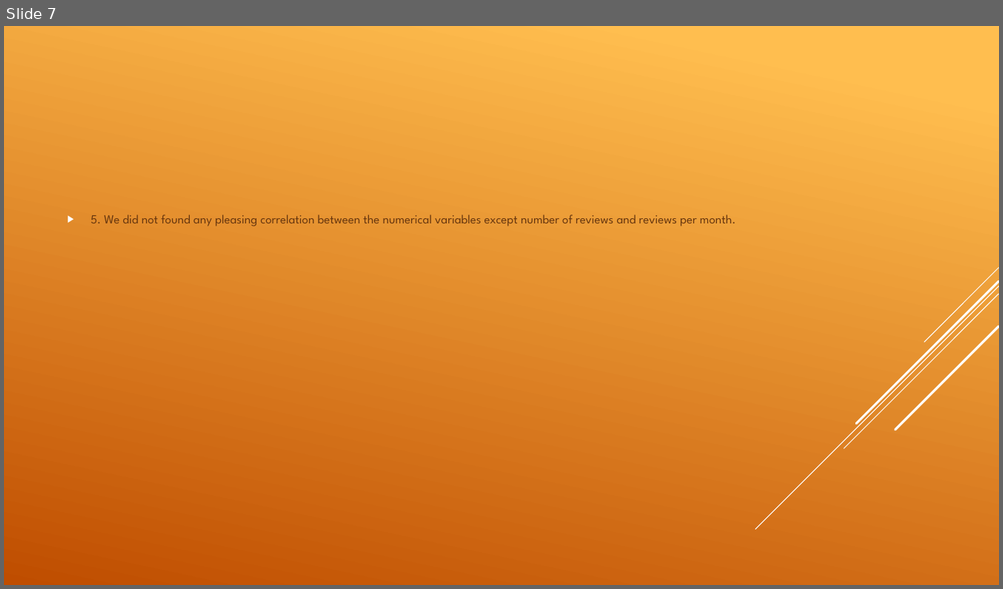
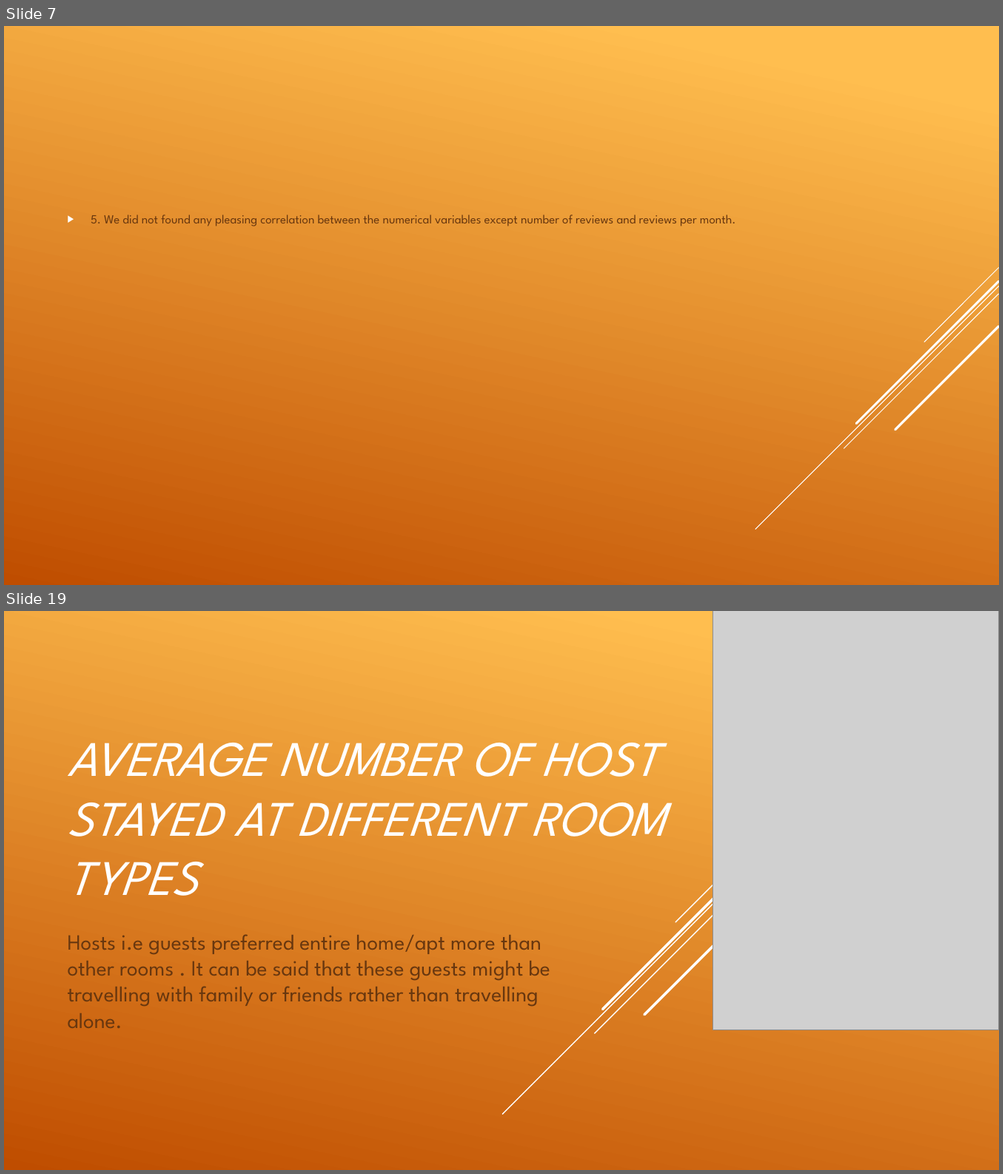
Before and after one commit to Sandipan0303/Airbnb-Analysis, a slide deck: EDA CAPSTONE PROJECT.pptx. Shown one above the other, each under a label of ours: slide 7 before the commit, slides 7 and 19 after it; the slides between them are not shown. The pictures are 1003x589 and 1003x1174 pixels, drawn with LibreOffice and Linux fonts; fonts in the diff are those of the drawing; grey boxes stand for pictures. Boxes give left, top, right and bottom in pixels: in the first picture for what was removed or moved away, otherwise in the second. Text is boxed around its words. In the diff, an @@ line names an element or a change of style, - is before the commit and + after.

```diff
--- a/EDA CAPSTONE PROJECT.pptx
+++ b/EDA CAPSTONE PROJECT.pptx
@@ slide 19 added at (x1=4, y1=611, x2=999, y2=1170), background gradient #FFBF50 to #C04D00 @@
@@ line added from (999, 618) to (503, 1115), #FFFFFF 1 pt @@
@@ line added from (999, 629) to (595, 1034), #FFFFFF 1 pt @@
@@ line added from (999, 614) to (603, 1009), #FFFFFF 2.5 pt @@
@@ line added from (986, 612) to (675, 923), #FFFFFF 1 pt @@
@@ picture added at (x1=713, y1=611, x2=999, y2=1031) @@
@@ line added from (999, 661) to (644, 1015), #FFFFFF 2.5 pt @@
@@ title added at (x1=68, y1=743, x2=666, y2=896), 48 pt, text #FFFFFF, italic @@
+AVERAGE NUMBER OF HOST STAYED AT DIFFERENT ROOM TYPES
@@ subtitle added at (x1=68, y1=934, x2=550, y2=1028), 21 pt, text #68380F @@
+Hosts i.e guests preferred entire home/apt more than other rooms . It can be said that these guests might be travelling with family or friends rather than travelling alone.
```
Also in this commit, not shown: 14 other slides added.
